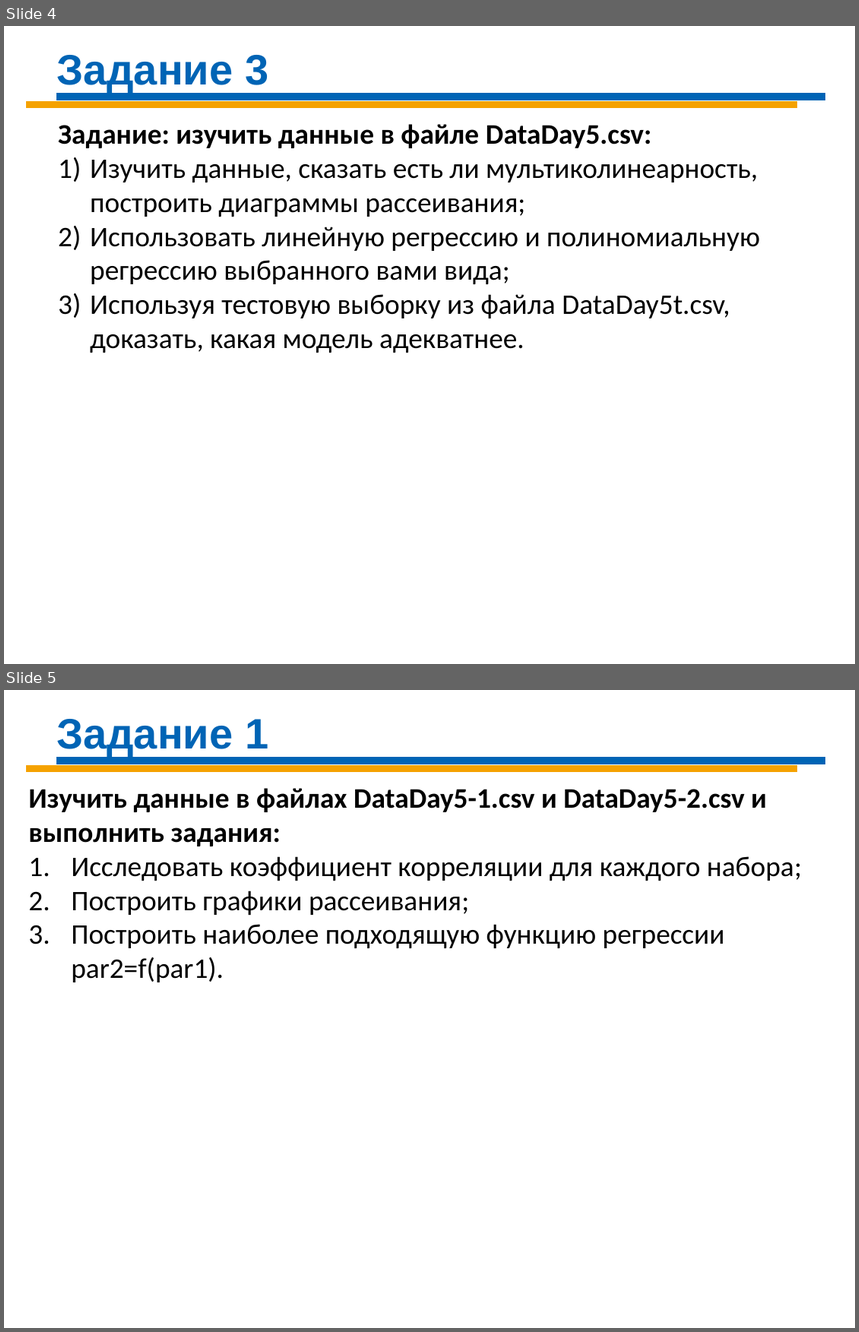
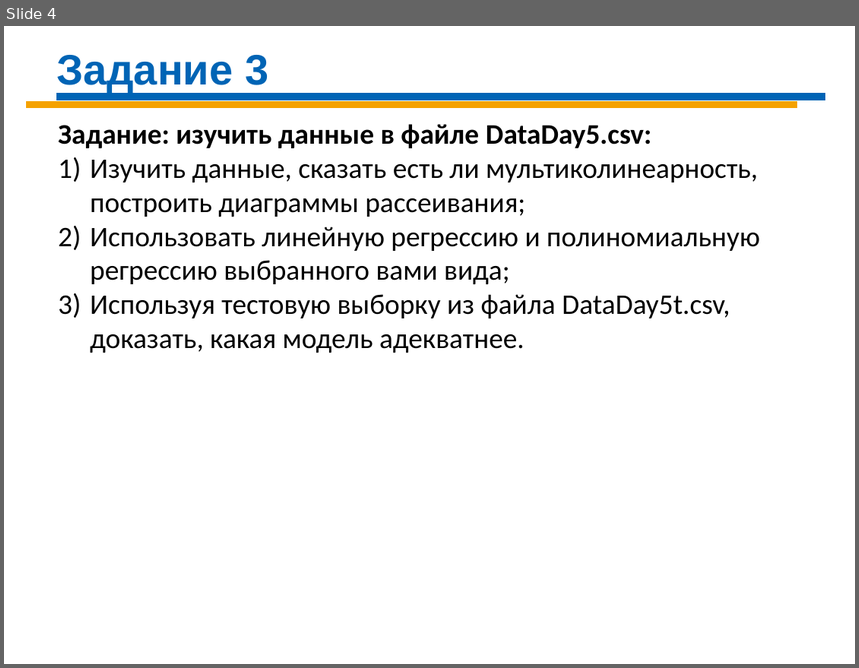
Before and after one commit to Demolis/Infopulse, a slide deck: Tue-Thr/DS-Day-05 R.pptx. Shown one above the other, each under a label of ours: slides 4 and 5 before the commit, slide 4 after it. The pictures are 859x1332 and 859x668 pixels, drawn with LibreOffice and Linux fonts; fonts in the diff are those of the drawing. Boxes give left, top, right and bottom in pixels: in the first picture for what was removed or moved away, otherwise in the second. Text is boxed around its words. In the diff, an @@ line names an element or a change of style, - is before the commit and + after.

```diff
--- a/Tue-Thr/DS-Day-05 R.pptx
+++ b/Tue-Thr/DS-Day-05 R.pptx
@@ slide 5 removed at [4, 690, 855, 1328], background #FFFFFF @@
@@ text removed at [56, 719, 268, 755] @@
-Задание 1
@@ line removed from (26, 768) to (797, 768) @@
@@ line removed from (56, 761) to (826, 761) @@
@@ text removed at [28, 788, 802, 983] @@
-Изучить данные в файлах DataDay5-1.csv и DataDay5-2.csv и выполнить задания:
-1. Исследовать коэффициент корреляции для каждого набора;
-2. Построить графики рассеивания;
-3. Построить наиболее подходящую функцию регрессии par2=f(par1).
```
